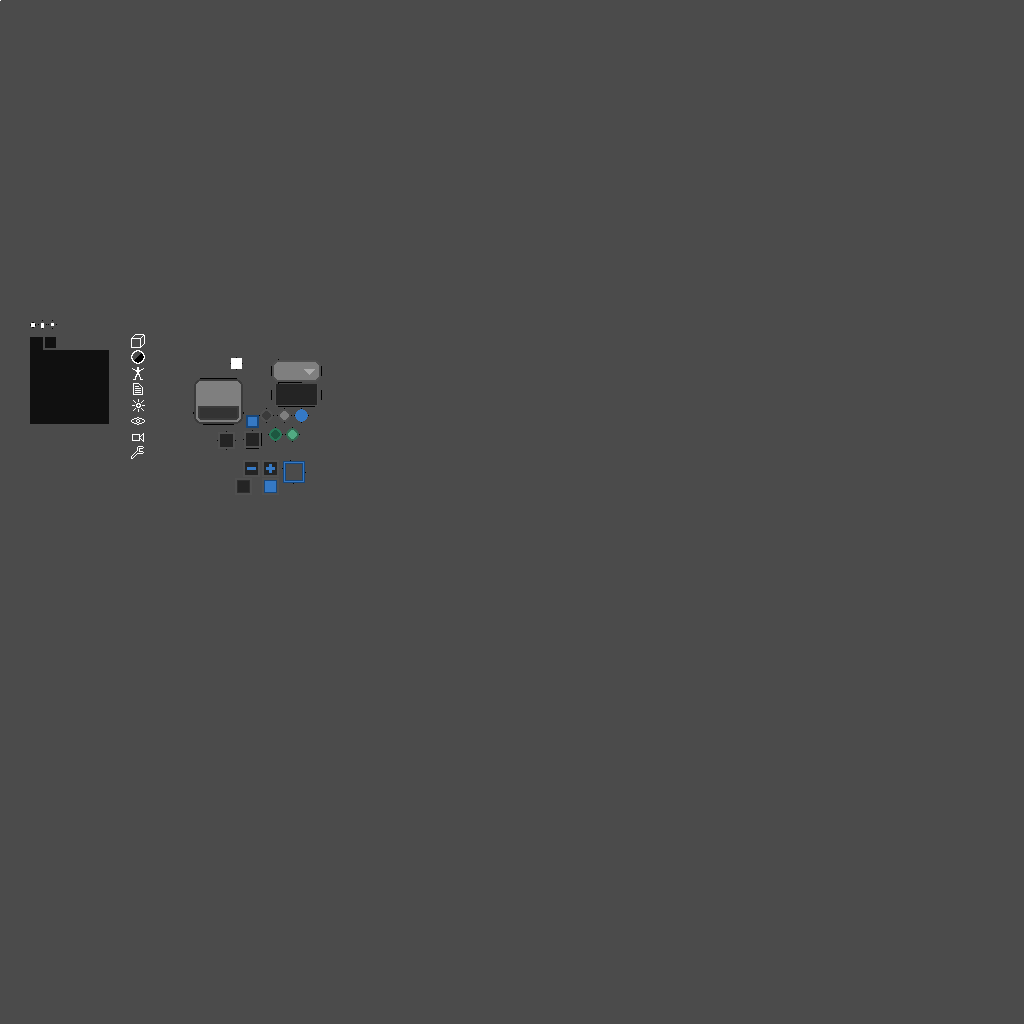
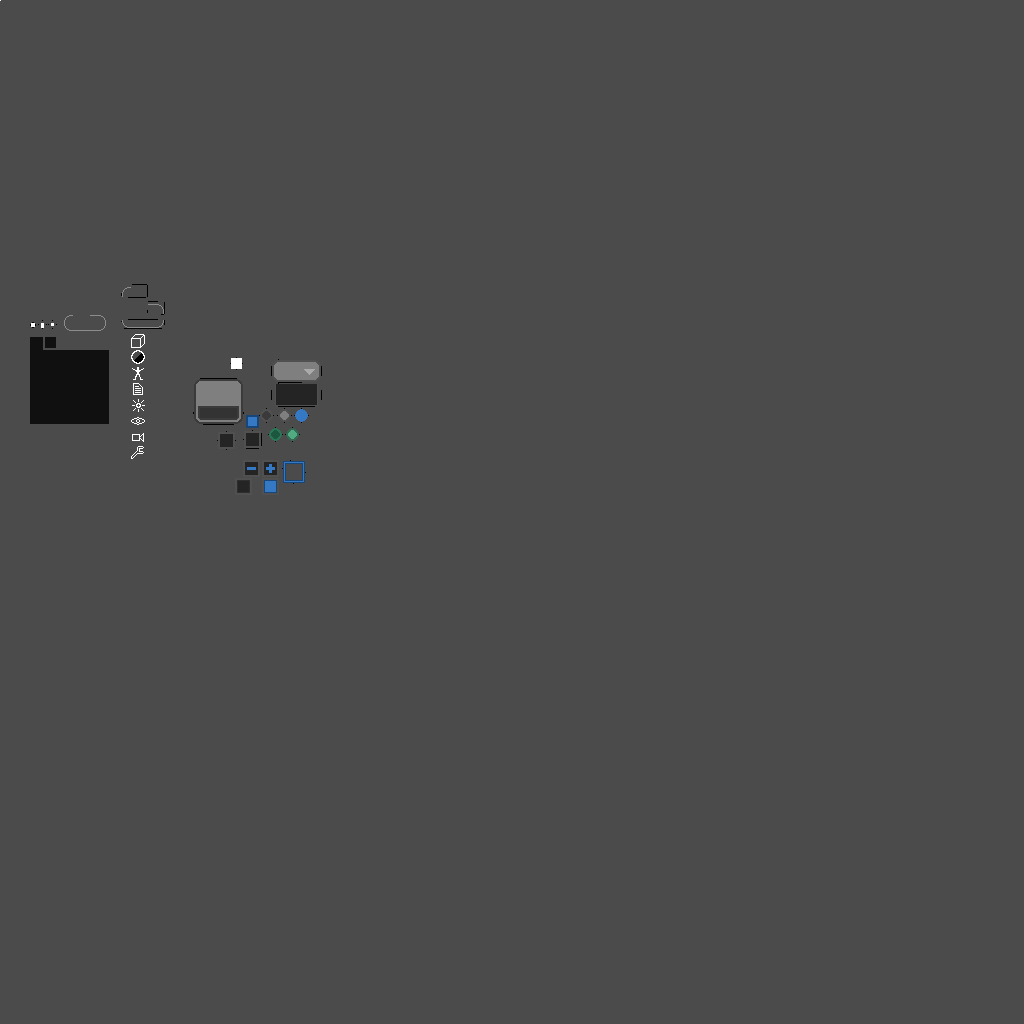
The second 1024px x 1024px image is a revision of the first. Changes to its layers:
added layer "frame-top-left.9.png" above "frame-top-right.9.png" over [121, 284, 148, 298]
added layer "frame-top-right.9.png" above "frame-bottom.9.png" over [147, 301, 165, 315]
added layer "frame-bottom.9.png" above "tabTest" over [121, 319, 165, 329]
painted on "tabTest" over [64, 315, 106, 331]
